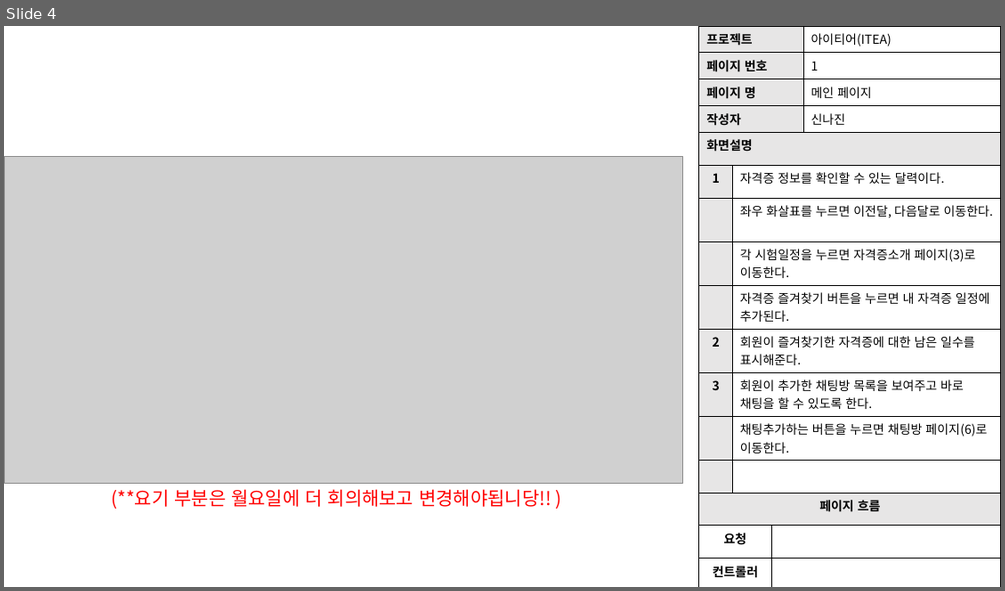
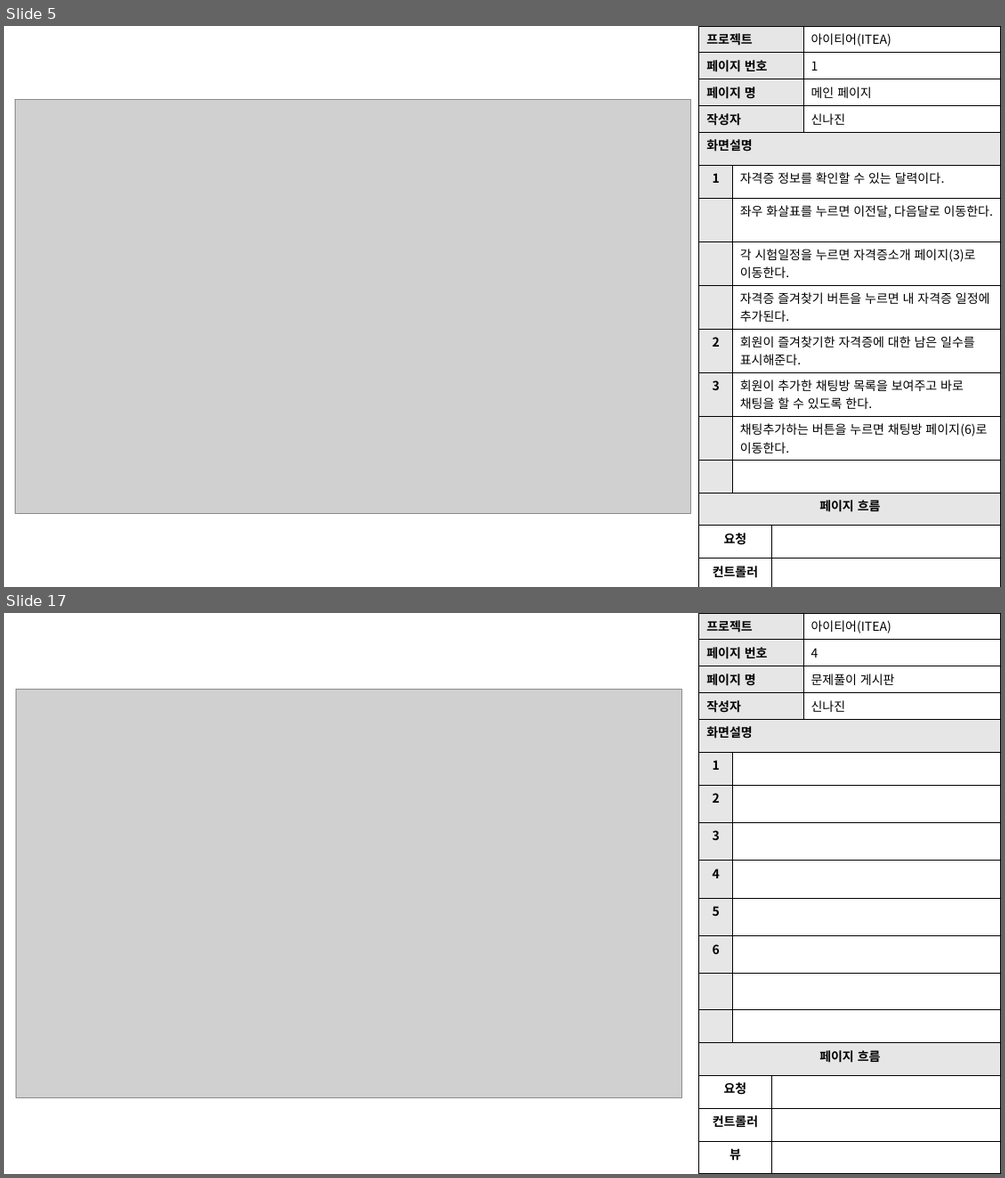
Before and after one commit to skwls2087/itea, a slide deck: 추가자료/스토리보드/스토리보드.pptx. Shown one above the other, each under a label of ours: slide 4 before the commit, slides 5 and 17 after it; the slides between them are not shown. The pictures are 1005x591 and 1005x1178 pixels, drawn with LibreOffice and Linux fonts; fonts in the diff are those of the drawing; grey boxes stand for pictures. Boxes give left, top, right and bottom in pixels: in the first picture for what was removed or moved away, otherwise in the second. Text is boxed around its words. In the diff, an @@ line names an element or a change of style, - is before the commit and + after.

Commit message:
Q&A게시판 끄읕

```diff
--- a/추가자료/스토리보드/스토리보드.pptx
+++ b/추가자료/스토리보드/스토리보드.pptx
@@ slide 17 added at (4, 613, 1001, 1174), background #FFFFFF @@
@@ table added at (699, 613, 1001, 719), 4 rows, 2 columns @@
+프로젝트 | 아이티어(ITEA)
+페이지 번호 | 4
+페이지 명 | 문제풀이 게시판
+작성자 | 신나진
@@ picture added at (16, 690, 681, 1097) @@
@@ table added at (699, 719, 1001, 1174), 13 rows, 3 columns @@
+화면설명 |  | 
+1 |  | 
+2 |  | 
+3 |  | 
+4 |  | 
+5 |  | 
+6 |  | 
+ |  | 
+ |  | 
+페이지 흐름 |  | 
+요청 |  | 
+컨트롤러 |  | 
+뷰 |  | 
@@ what was slide 4 is now slide 5 @@
@@ slide 5 changed as well @@
@@ picture: place and size @@
-picture at (4, 157, 682, 483)
+picture at (16, 99, 690, 514)
@@ text removed at (111, 489, 551, 508) @@
-(**요기 부분은 월요일에 더 회의해보고 변경해야됩니당!! )
```
Also in this commit, not shown: 2 other slides changed, 15 other slides added, 14 other files.
